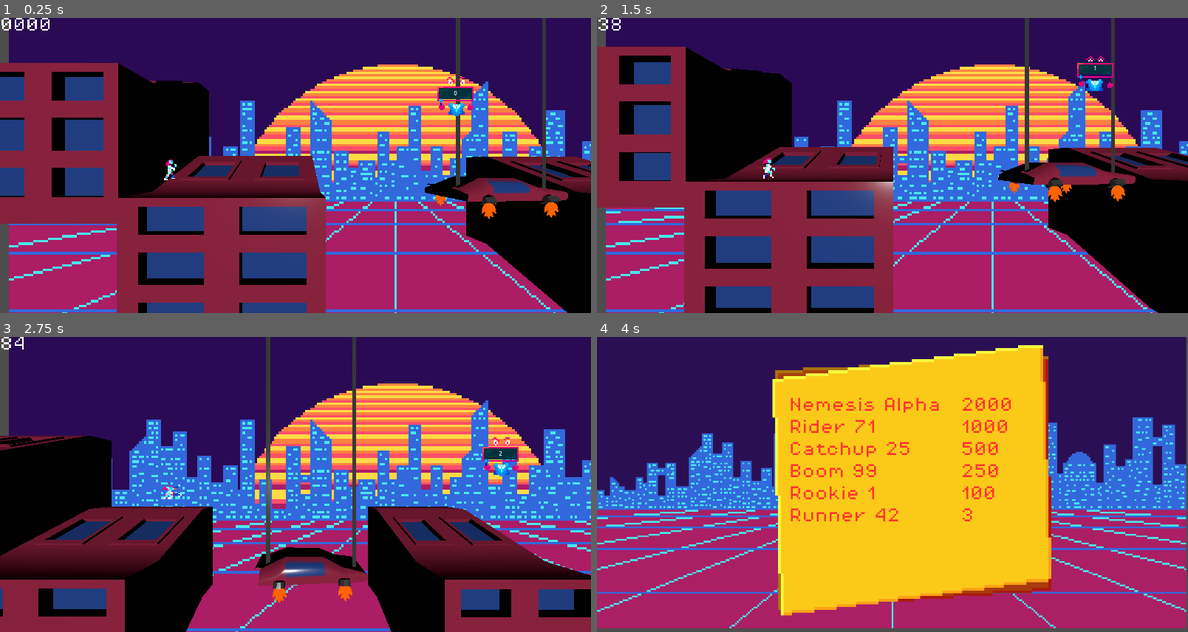
Above: before the commit, frames 1-4 (two rows, left to right).
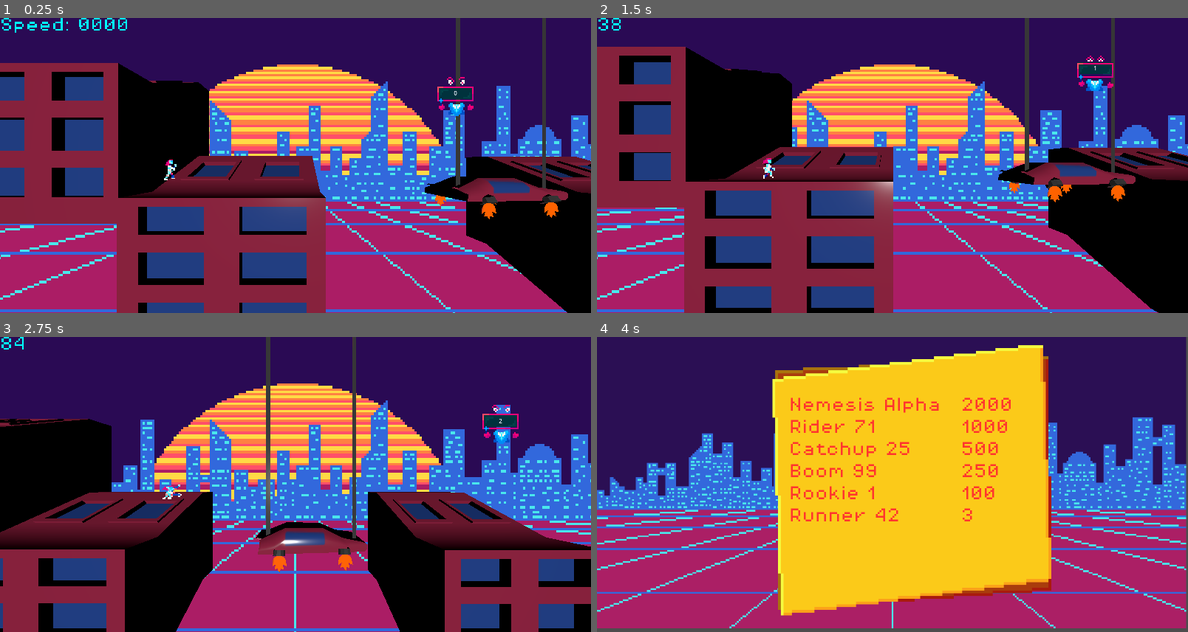
Above: after the commit, the same moments.

Repository: NebulaCoffee/SKG2026-score-gameshow
Game: Godot game, scene res://Scenes/LevelChunks/start.tscn
Same seed, same stepped clock (60 frames per second), same inputs: the game is played once before the commit and once after it. This scene is started directly instead of the project's main scene.
Inputs:
- Up to frame 1 (0.25 s): no input
- Up to frame 2 (1.5 s): hold Right (ui_right) 0.53-1.28 s; tap Shift (slide) at 0.6, 1.35 s; tap Space (jump) at 0.77 s; hold Left (ui_left) from 1.28 s (still down)
- Up to frame 3 (2.75 s): tap Space (jump) at 1.52 s; release Left (ui_left) at 2.03 s; hold Right (ui_right) from 2.03 s (still down); tap Shift (slide) at 2.1 s
- Up to frame 4 (4 s): tap Shift (slide) at 2.85, 3.6 s; tap Space (jump) at 3.02, 3.77 s; release Right (ui_right) at 3.53 s; hold Left (ui_left) from 3.53 s (still down)

The runs differ from the first frame. In frame 1, 14% of the frame differs, in the area x 0-100%, y 0-100%; in frame 2, 14%; in frame 3, 41%; in frame 4, nothing differs.

Commit message:
Player gravity fixes

Diff:
--- a/Scenes/player.tscn
+++ b/Scenes/player.tscn
@@ -290,7 +290,7 @@
 [sub_resource type="QuadMesh" id="QuadMesh_ganen"]
 material = SubResource("StandardMaterial3D_whh4n")
 size = Vector2(4, 2)
-center_offset = Vector3(0.895, 0, 0)
+center_offset = Vector3(0.375, 0, 0)
 
 [sub_resource type="BoxShape3D" id="BoxShape3D_ut623"]
 size = Vector3(10.122986, 16.994316, 1)
@@ -302,8 +302,8 @@
 fallspeed = 2
 
 [node name="PlayerChar" type="CharacterBody3D" parent="." unique_id=1271370435]
-collision_layer = 3
-collision_mask = 3
+collision_layer = 15
+collision_mask = 15
 
 [node name="PlayerCol" type="CollisionShape3D" parent="PlayerChar" unique_id=108835559]
 transform = Transform3D(1, 0, 0, 0, 1, 0, 0, 0, 1, -1.0551796, -3.9937668, 0)
@@ -333,14 +333,15 @@
 [node name="CanvasLayer" type="CanvasLayer" parent="PlayerChar/PlayerCam/Camera3D" unique_id=1279938142]
 
 [node name="Speed" type="RichTextLabel" parent="PlayerChar/PlayerCam/Camera3D/CanvasLayer" unique_id=981847884]
-offset_right = 40.0
+offset_right = 92.0
 offset_bottom = 40.0
 theme = ExtResource("4_vgqql")
-text = "0000"
+theme_override_colors/default_color = Color(0, 1, 1, 1)
+text = "Speed: 0000"
 
 [node name="Area3D" type="Area3D" parent="PlayerChar" unique_id=464511123]
-collision_layer = 2
-collision_mask = 2
+collision_layer = 14
+collision_mask = 14
 
 [node name="CollisionShape3D" type="CollisionShape3D" parent="PlayerChar/Area3D" unique_id=1463771287]
 transform = Transform3D(1, 0, 0, 0, 1, 0, 0, 0, 1, -0.9444275, -3.3834496, 0)
--- a/Scenes/score_boost.tscn
+++ b/Scenes/score_boost.tscn
@@ -4,7 +4,7 @@
 [ext_resource type="FontFile" uid="uid://bygjkoh3ru3lu" path="res://Assets/Fonts/PixelOperator8.ttf" id="2_mq16y"]
 
 [sub_resource type="BoxShape3D" id="BoxShape3D_vgqql"]
-size = Vector3(0.3666687, 0.15924072, 14.044769)
+size = Vector3(0.3666687, 0.15924072, 185.6376)
 
 [node name="ScoreBoost" type="Node3D" unique_id=263407822]
 transform = Transform3D(100, 0, 0, 0, 100, 0, 0, 0, 1, 0, 0, 0)
@@ -16,7 +16,7 @@
 collision_mask = 5
 
 [node name="CollisionShape3D" type="CollisionShape3D" parent="Area3D" unique_id=2057474747]
-transform = Transform3D(1, 0, 0, 0, 1, 0, 0, 0, 1, 0.002609253, 0.0022888184, -0.014785767)
+transform = Transform3D(1, 0, 0, 0, 1, 0, 0, 0, 1, 0.002609253, 0.0022888184, -43.65792)
 shape = SubResource("BoxShape3D_vgqql")
 
 [node name="ScoreText" type="Label3D" parent="." unique_id=2091766020]
--- a/Scripts/player.gd
+++ b/Scripts/player.gd
@@ -69,6 +69,7 @@
 			jump()
 	if running == true:
 		player_char.velocity.x = 1 * speed
+		player_char.velocity += (player_char.get_gravity()) * delta
 	if jumping == true:
 		player_char.velocity.y = jumpspeed
 
@@ -109,6 +110,7 @@
 	player_col.shape.size = defult_col
 	player_col.position = col_pos
 	fallspeed = 2
+
 	jumping = false
 	running = true
 	_set_ani("running",0)
